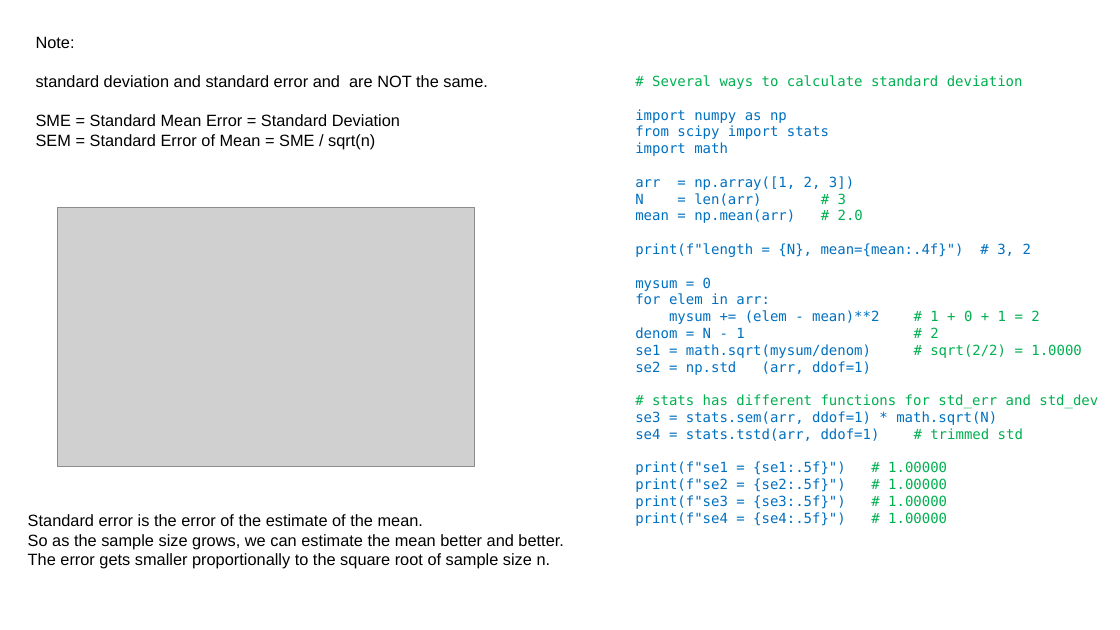
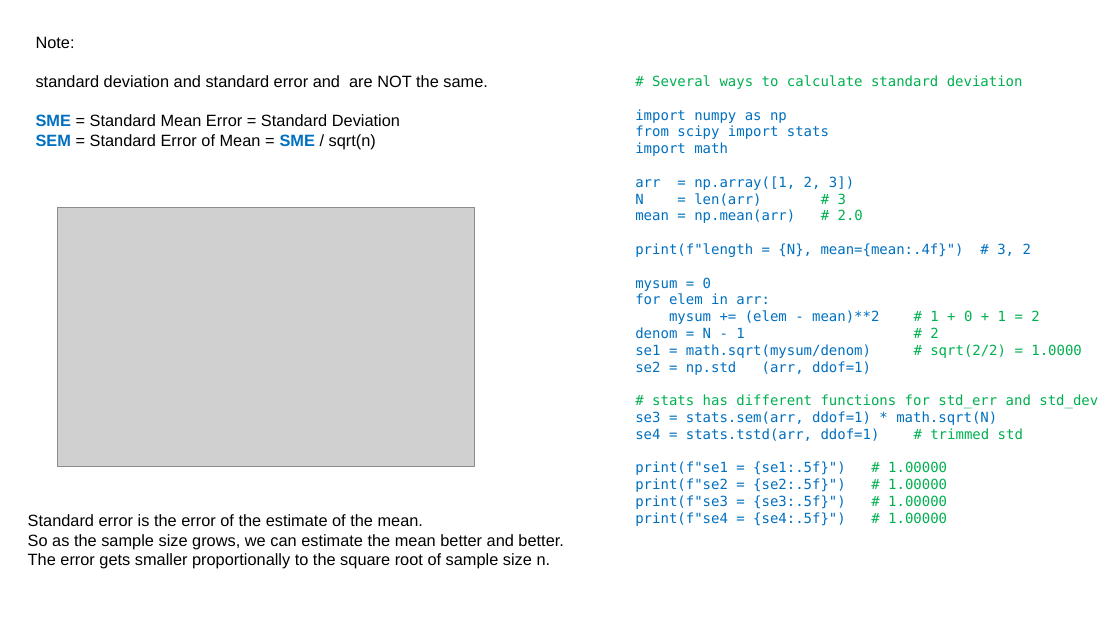
Before and after one commit to lselector/ml_ai_doc, a slide deck: slide 2 of statistics_02_std_dev_std_err.pptx. Drawn at 1120x630 pixels with LibreOffice and Linux fonts; fonts in the diff are those of the drawing; grey boxes stand for pictures. Boxes give left, top, right and bottom in pixels: in the first picture for what was removed or moved away, otherwise in the second. Text is boxed around its words. In the diff, an @@ line names an element or a change of style, - is before the commit and + after.

```diff
--- a/statistics_02_std_dev_std_err.pptx
+++ b/statistics_02_std_dev_std_err.pptx
@@ text at (36,114,400,149): text colour #000000 to #0070C0, bold on in "SME", "SEM SME" @@
```
Also in this commit, not shown: 1 other slide changed, 1 slide added, 1 other file.
